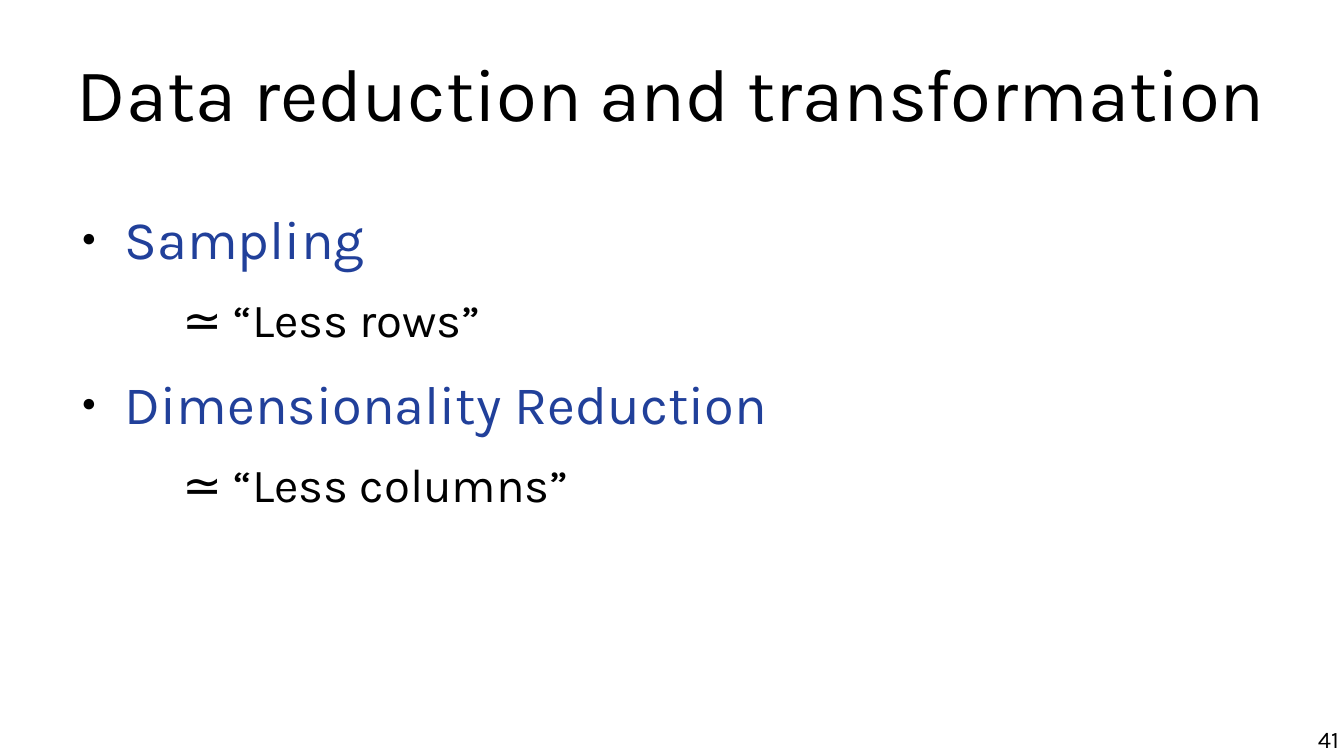
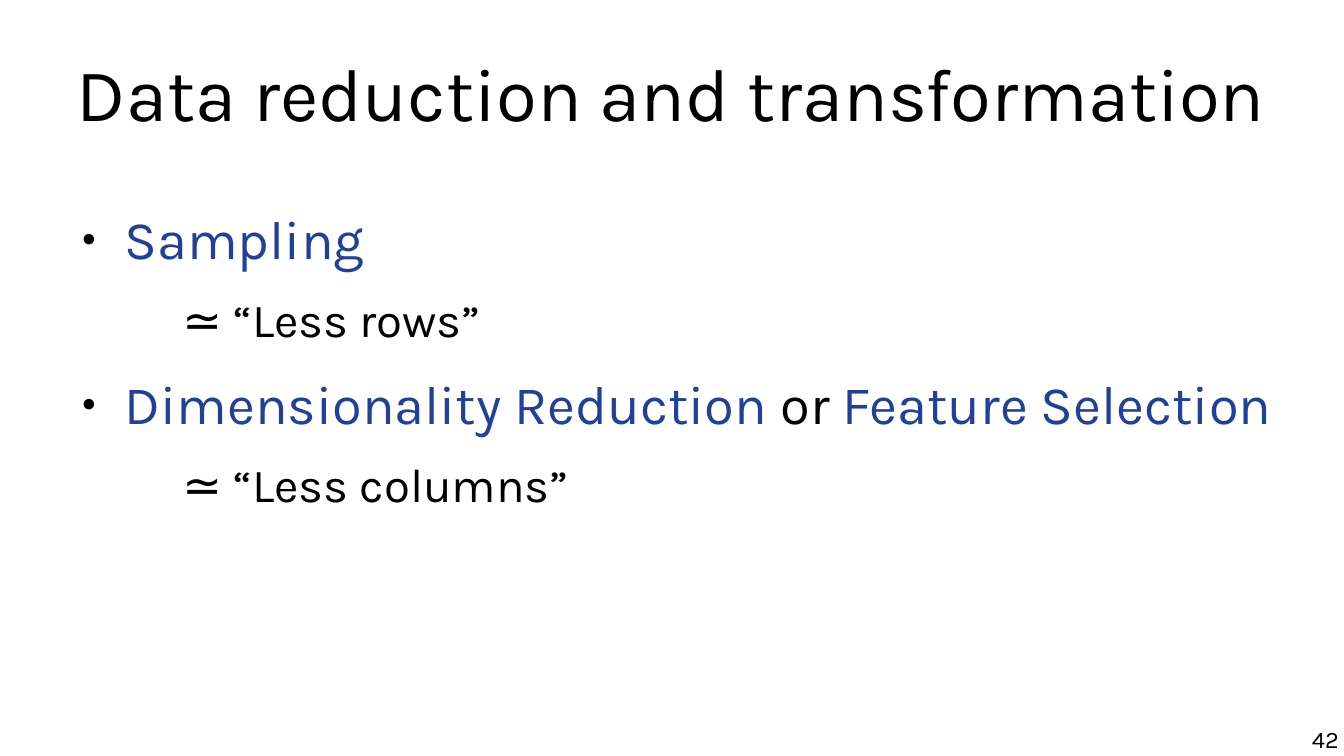
Before and after one commit to marco-calautti/data-mining-course, a slide deck: slide 42 of theory/tt02_data_preparation.odp (slide 41 before the commit). Drawn at 1344x756 pixels with LibreOffice and Linux fonts; fonts in the diff are those of the drawing. Boxes give left, top, right and bottom in pixels: in the first picture for what was removed or moved away, otherwise in the second. Text is boxed around its words. In the diff, an @@ line names an element or a change of style, - is before the commit and + after.

```diff
--- a/theory/tt02_data_preparation.odp
+++ b/theory/tt02_data_preparation.odp
@@ text at bbox=[125, 386, 1271, 438]: text changed @@
-● Dimensionality Reduction
+● Dimensionality Reduction or Feature Selection
@@ page number at bbox=[1312, 733, 1339, 748]: text changed @@
-41
+42
```
Also in this commit, not shown: 3 other slides changed, 1 slide added, 1 other file.
